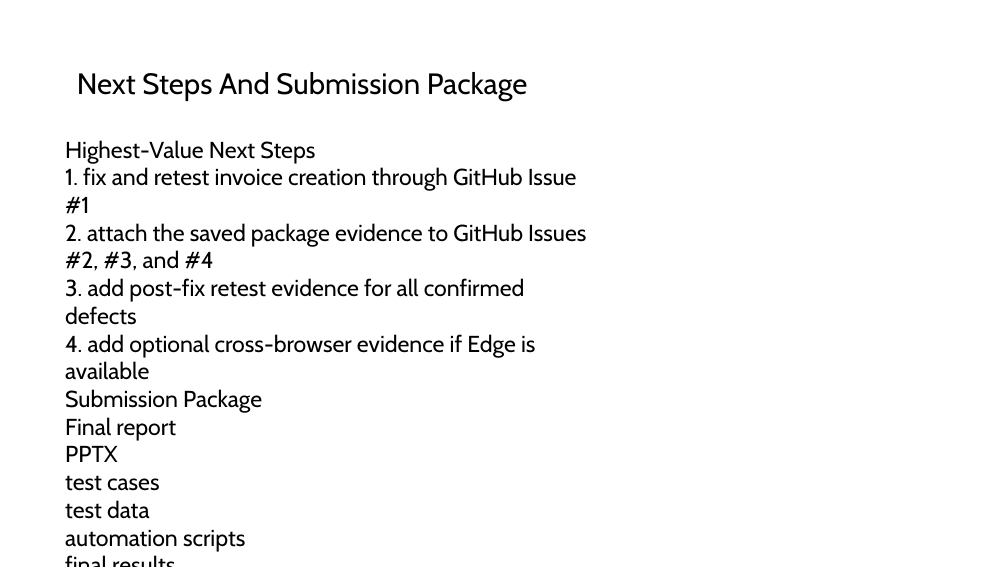
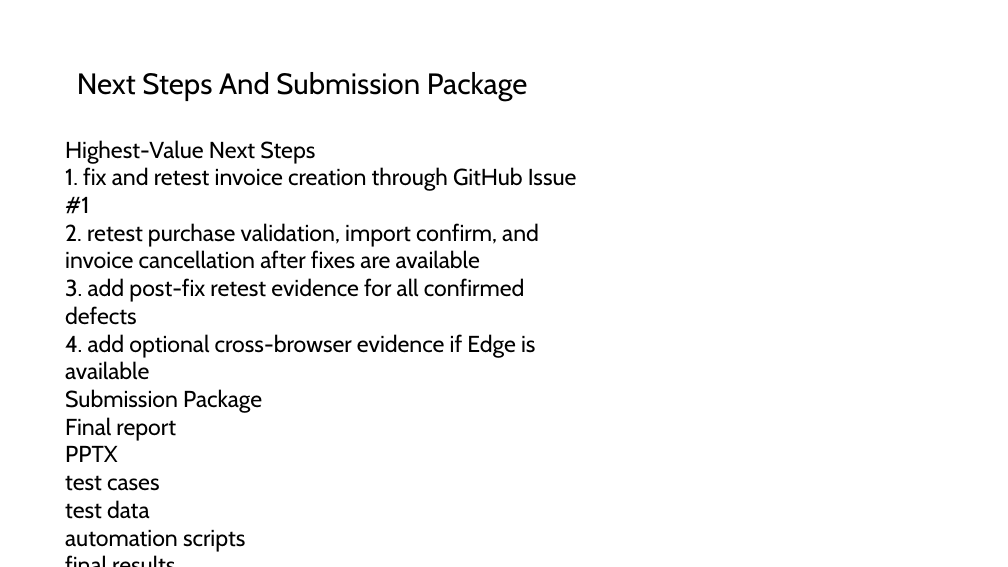
Before and after one commit to Alucard30Dec/Online-Sales-Management-System, a slide deck: slide 10 of Report Test subject/Powered by GPT/MainReport/Powered by GPT - Software Quality Verification - Presentation.pptx. Drawn at 1008x567 pixels with LibreOffice and Linux fonts; fonts in the diff are those of the drawing. Boxes give left, top, right and bottom in pixels: in the first picture for what was removed or moved away, otherwise in the second. Text is boxed around its words. In the diff, an @@ line names an element or a change of style, - is before the commit and + after.

Commit message:
docs: finalize powered by gpt submission package

```diff
--- a/Report Test subject/Powered by GPT/MainReport/Powered by GPT - Software Quality Verification - Presentation.pptx
+++ b/Report Test subject/Powered by GPT/MainReport/Powered by GPT - Software Quality Verification - Presentation.pptx
@@ text at <box>65,223,539,269</box>: text changed @@
-2. attach the saved package evidence to GitHub Issues #2, #3, and #4
+2. retest purchase validation, import confirm, and invoice cancellation after fixes are available
```
Also in this commit, not shown: 16 other files.
